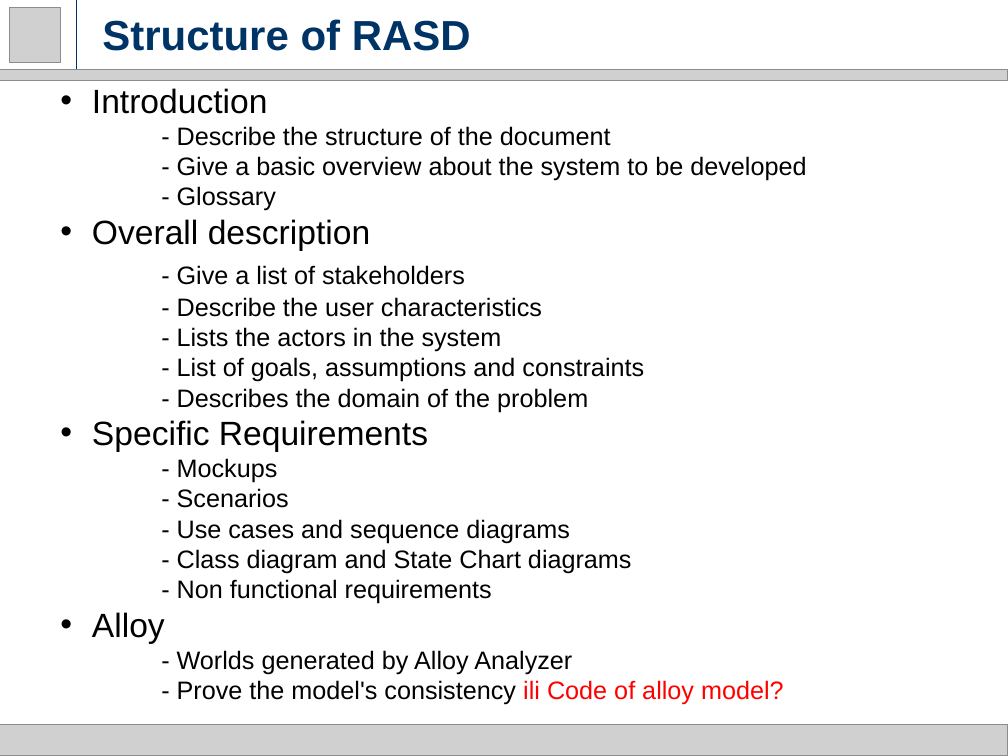
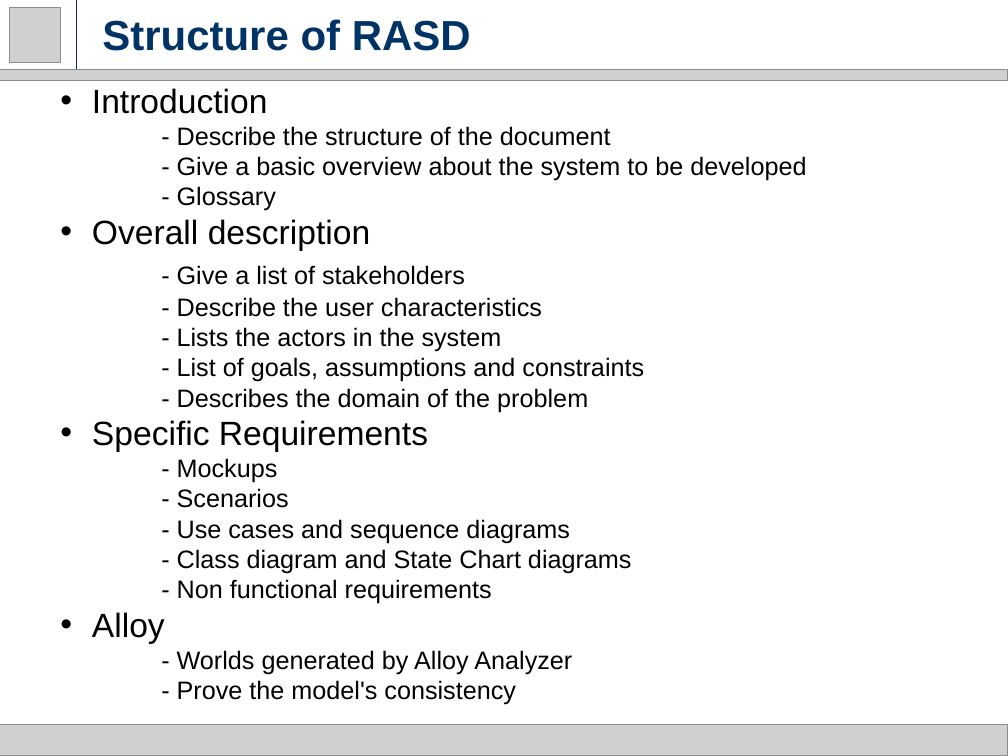
Before and after one commit to milica13629/SW2015, a slide deck: slide 3 of RASD.pptx. Drawn at 1008x756 pixels with LibreOffice and Linux fonts; fonts in the diff are those of the drawing; grey boxes stand for pictures. Boxes give left, top, right and bottom in pixels: in the first picture for what was removed or moved away, otherwise in the second. Text is boxed around its words. In the diff, an @@ line names an element or a change of style, - is before the commit and + after.

```diff
--- a/RASD.pptx
+++ b/RASD.pptx
@@ text at (177,680,516,705): text changed @@
-  - Prove the model's consistency ili Code of alloy model?
+  - Prove the model's consistency
```
Also in this commit, not shown: 16 other slides changed, 1 slide added, 2 slides removed, 1 other file.
